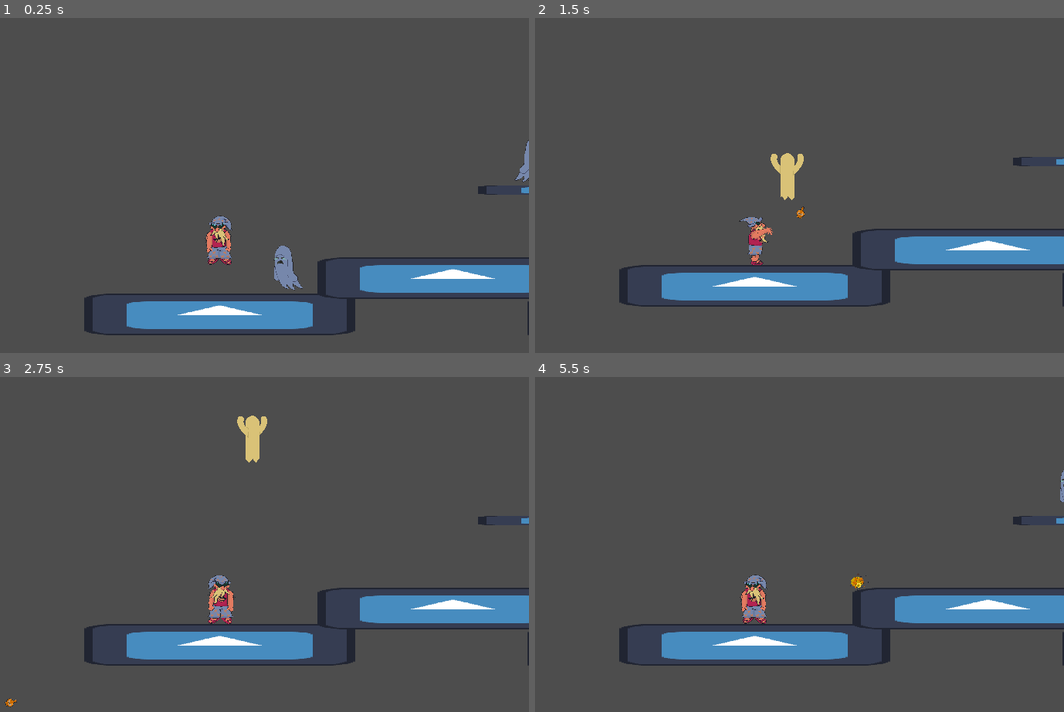
Above: before the commit, frames 1-4 (two rows, left to right).
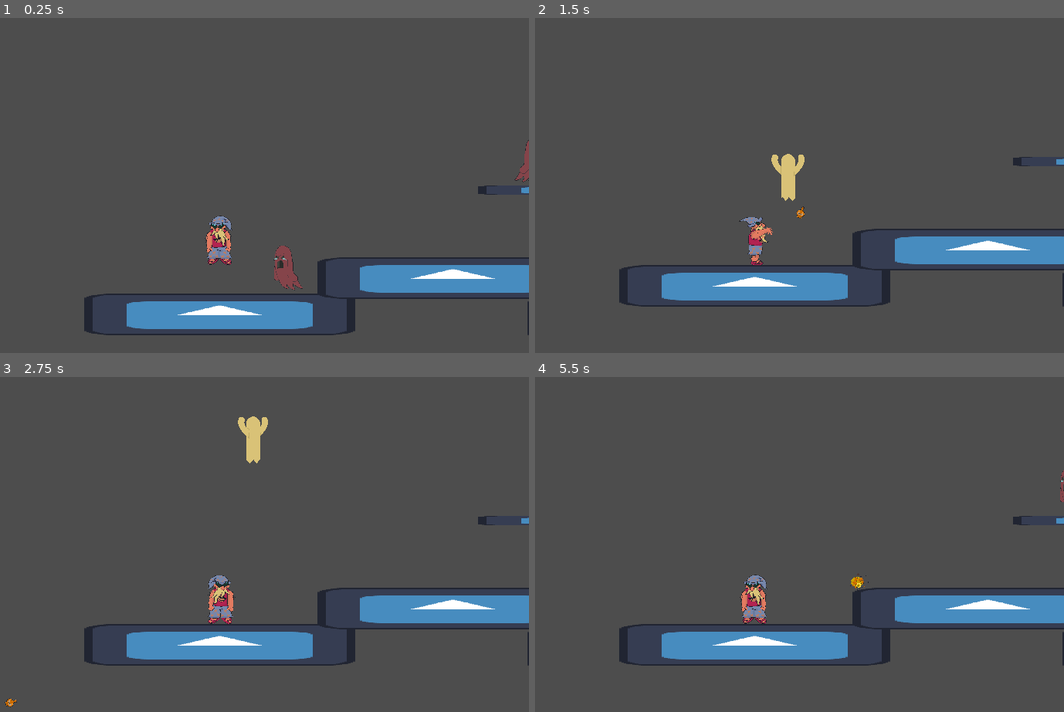
Above: after the commit, the same moments.

Repository: VerttiKS/nauru_liemi
Game: Godot game, scene res://scenes/test_area.tscn
Same seed, same stepped clock (60 frames per second), same inputs: the game is played once before the commit and once after it. This scene is started directly instead of the project's main scene. The engine's default icon, where the game draws it, is replaced by a stand-in: a white triangle on a blue panel in a dark square.
Inputs:
- Up to frame 1 (0.25 s): no input
- Up to frame 2 (1.5 s): hold Right (attack_right) from 0.53 s (still down); tap Space (jump) at 0.77 s
- Up to frame 3 (2.75 s): tap Space (jump) at 1.52 s; release Right (attack_right) at 2.03 s; hold Left (attack_left) from 2.03 s (still down)
- Up to frame 4 (5.5 s): tap Space (jump) at 3.02, 3.77, 4.52 s; release Left (attack_left) at 4.28 s; hold Right (attack_right) from 4.28 s (still down)

The runs differ from the first frame. In frame 1, 0.5% of the frame differs, in the area x 51-100%, y 36-82%; in frame 2, less than 0.1%; in frame 3, less than 0.1%; in frame 4, less than 0.1%.

Commit message:
Animation changes
-Ghosts now spawn with green, blue or red color. All ghost assets are now in use
-Ghosts now have only one AnimationPlayer
-Gravity now affects player after dying and winning
-ALERT! No changes to the export yet. Need to export later on the main machine

Co-Authored-By: emmaerjanne <77738707+emmaerjanne@users.noreply.github.com>
Co-Authored-By: kyykaarme <65223764+kyykaarme@users.noreply.github.com>

Diff:
--- a/scenes/ghost.tscn
+++ b/scenes/ghost.tscn
@@ -1,10 +1,12 @@
-[gd_scene load_steps=35 format=3 uid="uid://8ve447rxew48"]
+[gd_scene load_steps=50 format=3 uid="uid://8ve447rxew48"]
 
 [ext_resource type="Script" path="res://scenes/scripts/ghost.gd" id="1_1ulss"]
 [ext_resource type="Texture2D" uid="uid://cgugsuaold50b" path="res://NauruLiemi_Assets/Temp_Test_Assets/size_test.png" id="1_vqw34"]
 [ext_resource type="Texture2D" uid="uid://cs3kpvuocyspe" path="res://NauruLiemi_Assets/Enemy_Assets/blueghost.png" id="3_4nnyf"]
 [ext_resource type="Texture2D" uid="uid://c7q0j7ao5tjv" path="res://NauruLiemi_Assets/Enemy_Assets/ghostdefeatt.png" id="4_w55df"]
 [ext_resource type="AudioStream" uid="uid://f6q4cjvbkm4c" path="res://NauruLiemi_Assets/Sounds_Assets/ghostlaughmaybemaybe.wav" id="5_okt3b"]
+[ext_resource type="Texture2D" uid="uid://gtt5fqnfem8h" path="res://NauruLiemi_Assets/Enemy_Assets/greenghost.png" id="5_ubfca"]
+[ext_resource type="Texture2D" uid="uid://dr5rg0s4alhy1" path="res://NauruLiemi_Assets/Enemy_Assets/redghost.png" id="6_hgwwq"]
 
 [sub_resource type="CanvasItemMaterial" id="CanvasItemMaterial_xhv2y"]
 blend_mode = 2
@@ -38,6 +40,134 @@
 atlas = ExtResource("3_4nnyf")
 region = Rect2(768, 0, 128, 128)
 
+[sub_resource type="AtlasTexture" id="AtlasTexture_lx0mb"]
+atlas = ExtResource("4_w55df")
+region = Rect2(0, 0, 128, 128)
+
+[sub_resource type="AtlasTexture" id="AtlasTexture_pbn5j"]
+atlas = ExtResource("4_w55df")
+region = Rect2(128, 0, 128, 128)
+
+[sub_resource type="AtlasTexture" id="AtlasTexture_wt670"]
+atlas = ExtResource("4_w55df")
+region = Rect2(256, 0, 128, 128)
+
+[sub_resource type="AtlasTexture" id="AtlasTexture_ndqkr"]
+atlas = ExtResource("4_w55df")
+region = Rect2(384, 0, 128, 128)
+
+[sub_resource type="AtlasTexture" id="AtlasTexture_sm0tq"]
+atlas = ExtResource("4_w55df")
+region = Rect2(512, 0, 128, 128)
+
+[sub_resource type="AtlasTexture" id="AtlasTexture_qb55n"]
+atlas = ExtResource("4_w55df")
+region = Rect2(640, 0, 128, 128)
+
+[sub_resource type="AtlasTexture" id="AtlasTexture_hjtac"]
+atlas = ExtResource("4_w55df")
+region = Rect2(768, 0, 128, 128)
+
+[sub_resource type="AtlasTexture" id="AtlasTexture_t6yir"]
+atlas = ExtResource("4_w55df")
+region = Rect2(896, 0, 128, 128)
+
+[sub_resource type="AtlasTexture" id="AtlasTexture_0kssl"]
+atlas = ExtResource("4_w55df")
+region = Rect2(1024, 0, 128, 128)
+
+[sub_resource type="AtlasTexture" id="AtlasTexture_coxsb"]
+atlas = ExtResource("4_w55df")
+region = Rect2(1152, 0, 128, 128)
+
+[sub_resource type="AtlasTexture" id="AtlasTexture_asecj"]
+atlas = ExtResource("4_w55df")
+region = Rect2(1280, 0, 128, 128)
+
+[sub_resource type="AtlasTexture" id="AtlasTexture_b40e7"]
+atlas = ExtResource("4_w55df")
+region = Rect2(1408, 0, 128, 128)
+
+[sub_resource type="AtlasTexture" id="AtlasTexture_hit7q"]
+atlas = ExtResource("4_w55df")
+region = Rect2(1536, 0, 128, 128)
+
+[sub_resource type="AtlasTexture" id="AtlasTexture_7u6rg"]
+atlas = ExtResource("4_w55df")
+region = Rect2(1664, 0, 128, 128)
+
+[sub_resource type="AtlasTexture" id="AtlasTexture_wafl2"]
+atlas = ExtResource("4_w55df")
+region = Rect2(1792, 0, 128, 128)
+
+[sub_resource type="AtlasTexture" id="AtlasTexture_rpjej"]
+atlas = ExtResource("4_w55df")
+region = Rect2(1920, 0, 128, 128)
+
+[sub_resource type="AtlasTexture" id="AtlasTexture_jsn31"]
+atlas = ExtResource("4_w55df")
+region = Rect2(2048, 0, 128, 128)
+
+[sub_resource type="AtlasTexture" id="AtlasTexture_krbei"]
+atlas = ExtResource("4_w55df")
+region = Rect2(2176, 0, 128, 128)
+
+[sub_resource type="AtlasTexture" id="AtlasTexture_tyav3"]
+atlas = ExtResource("5_ubfca")
+region = Rect2(0, 0, 128, 128)
+
+[sub_resource type="AtlasTexture" id="AtlasTexture_8ku2j"]
+atlas = ExtResource("5_ubfca")
+region = Rect2(128, 0, 128, 128)
+
+[sub_resource type="AtlasTexture" id="AtlasTexture_fafsj"]
+atlas = ExtResource("5_ubfca")
+region = Rect2(256, 0, 128, 128)
+
+[sub_resource type="AtlasTexture" id="AtlasTexture_ka3vq"]
+atlas = ExtResource("5_ubfca")
+region = Rect2(384, 0, 128, 128)
+
+[sub_resource type="AtlasTexture" id="AtlasTexture_r8k0x"]
+atlas = ExtResource("5_ubfca")
+region = Rect2(512, 0, 128, 128)
+
+[sub_resource type="AtlasTexture" id="AtlasTexture_8k2ti"]
+atlas = ExtResource("5_ubfca")
+region = Rect2(640, 0, 128, 128)
+
+[sub_resource type="AtlasTexture" id="AtlasTexture_0nify"]
+atlas = ExtResource("5_ubfca")
+region = Rect2(768, 0, 128, 128)
+
+[sub_resource type="AtlasTexture" id="AtlasTexture_my3d0"]
+atlas = ExtResource("6_hgwwq")
+region = Rect2(0, 0, 128, 128)
+
+[sub_resource type="AtlasTexture" id="AtlasTexture_o8w5x"]
+atlas = ExtResource("6_hgwwq")
+region = Rect2(128, 0, 128, 128)
+
+[sub_resource type="AtlasTexture" id="AtlasTexture_yuihx"]
+atlas = ExtResource("6_hgwwq")
+region = Rect2(256, 0, 128, 128)
+
+[sub_resource type="AtlasTexture" id="AtlasTexture_ec2gr"]
+atlas = ExtResource("6_hgwwq")
+region = Rect2(384, 0, 128, 128)
+
+[sub_resource type="AtlasTexture" id="AtlasTexture_bjyuh"]
+atlas = ExtResource("6_hgwwq")
+region = Rect2(512, 0, 128, 128)
+
+[sub_resource type="AtlasTexture" id="AtlasTexture_blsuf"]
+atlas = ExtResource("6_hgwwq")
+region = Rect2(640, 0, 128, 128)
+
+[sub_resource type="AtlasTexture" id="AtlasTexture_jmuh3"]
+atlas = ExtResource("6_hgwwq")
+region = Rect2(768, 0, 128, 128)
+
 [sub_resource type="SpriteFrames" id="SpriteFrames_yr5g6"]
 animations = [{
 "frames": [{
@@ -63,142 +193,119 @@
 "texture": SubResource("AtlasTexture_lf7vf")
 }],
 "loop": true,
-"name": &"default",
+"name": &"blue",
 "speed": 5.0
-}]
-
-[sub_resource type="AtlasTexture" id="AtlasTexture_kq0xk"]
-atlas = ExtResource("4_w55df")
-region = Rect2(0, 0, 128, 128)
-
-[sub_resource type="AtlasTexture" id="AtlasTexture_mqlyn"]
-atlas = ExtResource("4_w55df")
-region = Rect2(128, 0, 128, 128)
-
-[sub_resource type="AtlasTexture" id="AtlasTexture_icxed"]
-atlas = ExtResource("4_w55df")
-region = Rect2(256, 0, 128, 128)
-
-[sub_resource type="AtlasTexture" id="AtlasTexture_csgkx"]
-atlas = ExtResource("4_w55df")
-region = Rect2(384, 0, 128, 128)
-
-[sub_resource type="AtlasTexture" id="AtlasTexture_byv7d"]
-atlas = ExtResource("4_w55df")
-region = Rect2(512, 0, 128, 128)
-
-[sub_resource type="AtlasTexture" id="AtlasTexture_fpbhh"]
-atlas = ExtResource("4_w55df")
-region = Rect2(640, 0, 128, 128)
-
-[sub_resource type="AtlasTexture" id="AtlasTexture_v38cl"]
-atlas = ExtResource("4_w55df")
-region = Rect2(768, 0, 128, 128)
-
-[sub_resource type="AtlasTexture" id="AtlasTexture_o2cri"]
-atlas = ExtResource("4_w55df")
-region = Rect2(896, 0, 128, 128)
-
-[sub_resource type="AtlasTexture" id="AtlasTexture_hbvr1"]
-atlas = ExtResource("4_w55df")
-region = Rect2(1024, 0, 128, 128)
-
-[sub_resource type="AtlasTexture" id="AtlasTexture_4rept"]
-atlas = ExtResource("4_w55df")
-region = Rect2(1152, 0, 128, 128)
-
-[sub_resource type="AtlasTexture" id="AtlasTexture_rl15p"]
-atlas = ExtResource("4_w55df")
-region = Rect2(1280, 0, 128, 128)
-
-[sub_resource type="AtlasTexture" id="AtlasTexture_4gj2g"]
-atlas = ExtResource("4_w55df")
-region = Rect2(1408, 0, 128, 128)
-
-[sub_resource type="AtlasTexture" id="AtlasTexture_5ktt0"]
-atlas = ExtResource("4_w55df")
-region = Rect2(1536, 0, 128, 128)
-
-[sub_resource type="AtlasTexture" id="AtlasTexture_21eub"]
-atlas = ExtResource("4_w55df")
-region = Rect2(1664, 0, 128, 128)
-
-[sub_resource type="AtlasTexture" id="AtlasTexture_7v1u7"]
-atlas = ExtResource("4_w55df")
-region = Rect2(1792, 0, 128, 128)
-
-[sub_resource type="AtlasTexture" id="AtlasTexture_hpcev"]
-atlas = ExtResource("4_w55df")
-region = Rect2(1920, 0, 128, 128)
-
-[sub_resource type="AtlasTexture" id="AtlasTexture_i248x"]
-atlas = ExtResource("4_w55df")
-region = Rect2(2048, 0, 128, 128)
-
-[sub_resource type="AtlasTexture" id="AtlasTexture_oajif"]
-atlas = ExtResource("4_w55df")
-region = Rect2(2176, 0, 128, 128)
-
-[sub_resource type="SpriteFrames" id="SpriteFrames_urke6"]
-animations = [{
+}, {
 "frames": [{
 "duration": 1.0,
-"texture": SubResource("AtlasTexture_kq0xk")
-}, {
-"duration": 1.0,
-"texture": SubResource("AtlasTexture_mqlyn")
-}, {
-"duration": 1.0,
-"texture": SubResource("AtlasTexture_icxed")
-}, {
-"duration": 1.0,
-"texture": SubResource("AtlasTexture_csgkx")
-}, {
-"duration": 1.0,
-"texture": SubResource("AtlasTexture_byv7d")
-}, {
-"duration": 1.0,
-"texture": SubResource("AtlasTexture_fpbhh")
-}, {
-"duration": 1.0,
-"texture": SubResource("AtlasTexture_v38cl")
-}, {
-"duration": 1.0,
-"texture": SubResource("AtlasTexture_o2cri")
-}, {
-"duration": 1.0,
-"texture": SubResource("AtlasTexture_hbvr1")
-}, {
-"duration": 1.0,
-"texture": SubResource("AtlasTexture_4rept")
-}, {
-"duration": 1.0,
-"texture": SubResource("AtlasTexture_rl15p")
-}, {
-"duration": 1.0,
-"texture": SubResource("AtlasTexture_4gj2g")
-}, {
-"duration": 1.0,
-"texture": SubResource("AtlasTexture_5ktt0")
-}, {
-"duration": 1.0,
-"texture": SubResource("AtlasTexture_21eub")
-}, {
-"duration": 1.0,
-"texture": SubResource("AtlasTexture_7v1u7")
-}, {
-"duration": 1.0,
-"texture": SubResource("AtlasTexture_hpcev")
-}, {
-"duration": 1.0,
-"texture": SubResource("AtlasTexture_i248x")
-}, {
-"duration": 1.0,
-"texture": SubResource("AtlasTexture_oajif")
+"texture": SubResource("AtlasTexture_lx0mb")
+}, {
+"duration": 1.0,
+"texture": SubResource("AtlasTexture_pbn5j")
+}, {
+"duration": 1.0,
+"texture": SubResource("AtlasTexture_wt670")
+}, {
+"duration": 1.0,
+"texture": SubResource("AtlasTexture_ndqkr")
+}, {
+"duration": 1.0,
+"texture": SubResource("AtlasTexture_sm0tq")
+}, {
+"duration": 1.0,
+"texture": SubResource("AtlasTexture_qb55n")
+}, {
+"duration": 1.0,
+"texture": SubResource("AtlasTexture_hjtac")
+}, {
+"duration": 1.0,
+"texture": SubResource("AtlasTexture_t6yir")
+}, {
+"duration": 1.0,
+"texture": SubResource("AtlasTexture_0kssl")
+}, {
+"duration": 1.0,
+"texture": SubResource("AtlasTexture_coxsb")
+}, {
+"duration": 1.0,
+"texture": SubResource("AtlasTexture_asecj")
+}, {
+"duration": 1.0,
+"texture": SubResource("AtlasTexture_b40e7")
+}, {
+"duration": 1.0,
+"texture": SubResource("AtlasTexture_hit7q")
+}, {
+"duration": 1.0,
+"texture": SubResource("AtlasTexture_7u6rg")
+}, {
+"duration": 1.0,
+"texture": SubResource("AtlasTexture_wafl2")
+}, {
+"duration": 1.0,
+"texture": SubResource("AtlasTexture_rpjej")
+}, {
+"duration": 1.0,
+"texture": SubResource("AtlasTexture_jsn31")
+}, {
+"duration": 1.0,
+"texture": SubResource("AtlasTexture_krbei")
 }],
 "loop": true,
-"name": &"default",
+"name": &"death",
 "speed": 12.0
+}, {
+"frames": [{
+"duration": 1.0,
+"texture": SubResource("AtlasTexture_tyav3")
+}, {
+"duration": 1.0,
+"texture": SubResource("AtlasTexture_8ku2j")
+}, {
+"duration": 1.0,
+"texture": SubResource("AtlasTexture_fafsj")
+}, {
+"duration": 1.0,
+"texture": SubResource("AtlasTexture_ka3vq")
+}, {
+"duration": 1.0,
+"texture": SubResource("AtlasTexture_r8k0x")
+}, {
+"duration": 1.0,
+"texture": SubResource("AtlasTexture_8k2ti")
+}, {
+"duration": 1.0,
+"texture": SubResource("AtlasTexture_0nify")
+}],
+"loop": true,
+"name": &"green",
+"speed": 5.0
+}, {
+"frames": [{
+"duration": 1.0,
+"texture": SubResource("AtlasTexture_my3d0")
+}, {
+"duration": 1.0,
+"texture": SubResource("AtlasTexture_o8w5x")
+}, {
+"duration": 1.0,
+"texture": SubResource("AtlasTexture_yuihx")
+}, {
+"duration": 1.0,
+"texture": SubResource("AtlasTexture_ec2gr")
+}, {
+"duration": 1.0,
+"texture": SubResource("AtlasTexture_bjyuh")
+}, {
+"duration": 1.0,
+"texture": SubResource("AtlasTexture_blsuf")
+}, {
+"duration": 1.0,
+"texture": SubResource("AtlasTexture_jmuh3")
+}],
+"loop": true,
+"name": &"red",
+"speed": 5.0
 }]
 
 [sub_resource type="CapsuleShape2D" id="CapsuleShape2D_npc10"]
@@ -220,14 +327,7 @@
 unique_name_in_owner = true
 position = Vector2(2, -63)
 sprite_frames = SubResource("SpriteFrames_yr5g6")
-frame_progress = 0.366531
-
-[node name="AnimatedGhostHappy" type="AnimatedSprite2D" parent="."]
-unique_name_in_owner = true
-visible = false
-position = Vector2(0, -65)
-sprite_frames = SubResource("SpriteFrames_urke6")
-frame_progress = 0.350138
+animation = &"red"
 
 [node name="CollisionShape2D" type="CollisionShape2D" parent="."]
 unique_name_in_owner = true
--- a/scenes/scripts/ghost.gd
+++ b/scenes/scripts/ghost.gd
@@ -4,9 +4,19 @@
 var gravity = ProjectSettings.get_setting("physics/2d/default_gravity")
 var dying = false
 var direction = 1
+var rng = RandomNumberGenerator.new()
 
 func _ready():
-	%AnimatedGhostSad.play("default")
+	var ghostColor = randi_range(1, 3)
+	match ghostColor:
+		1:
+			%AnimatedGhostSad.play("green")
+		2:
+			%AnimatedGhostSad.play("red")
+		_:
+			%AnimatedGhostSad.play("blue")
+
+
 
 
 func _physics_process(delta):
@@ -36,9 +46,7 @@
 	dying = true
 	motion_mode = CharacterBody2D.MOTION_MODE_FLOATING
 	%CollisionShape2D.set_deferred("disabled", true)
-	%AnimatedGhostSad.visible = false
-	%AnimatedGhostHappy.play("default")
-	%AnimatedGhostHappy.visible = true
+	%AnimatedGhostSad.play("death")
 	%GhostHappySound.play()
 	%DeathTimer.start()
 
--- a/scenes/scripts/player.gd
+++ b/scenes/scripts/player.gd
@@ -22,8 +22,6 @@
 
 func _physics_process(delta):
 
-	if dead:
-		return
 
 	# Add the gravity.
 	if not is_on_floor():
@@ -34,6 +32,10 @@
 			speed_modifier = 1
 		else:
 			super_jumping = false
+
+	if dead:
+		move_and_slide()
+		return
 
 	# Handle jump and double jump.
 	if Input.is_action_just_pressed("jump"):
